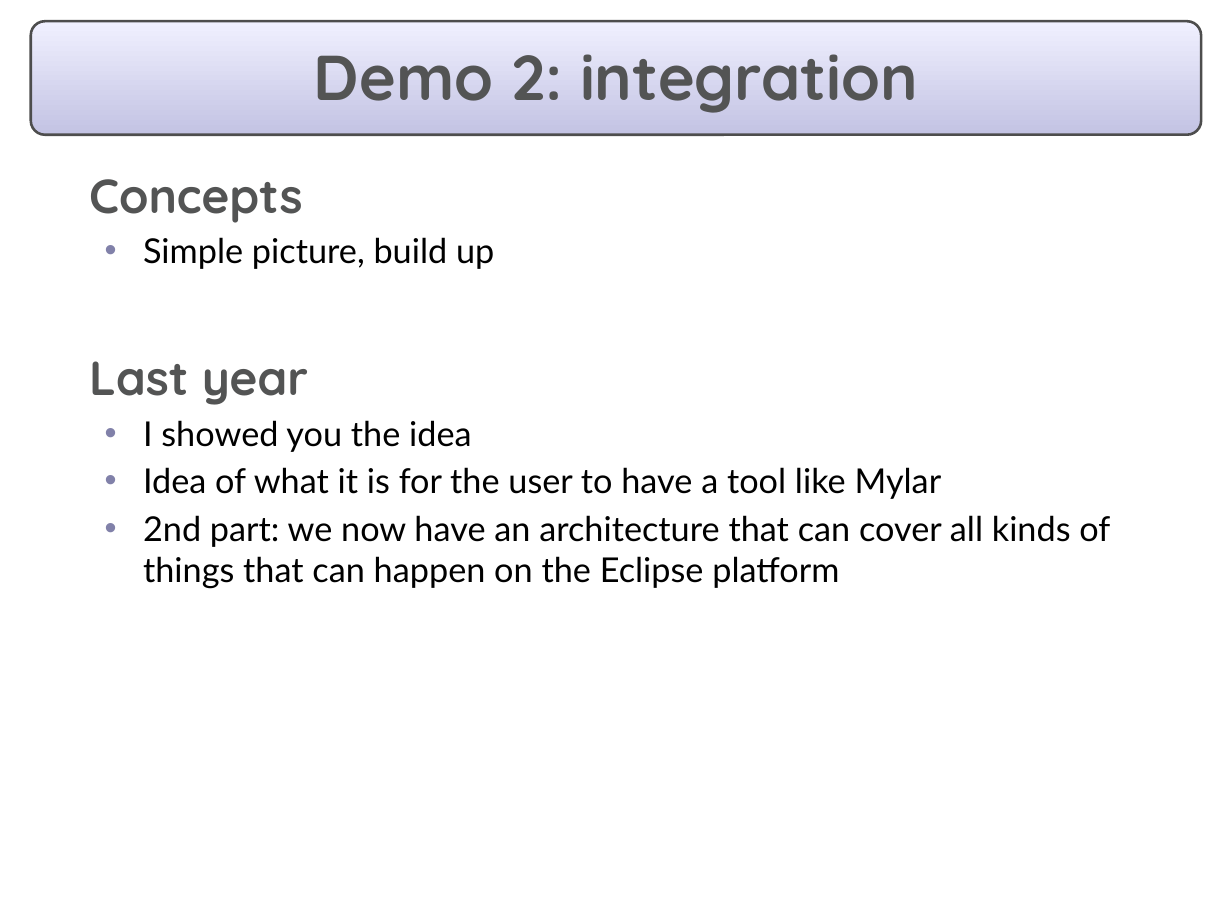
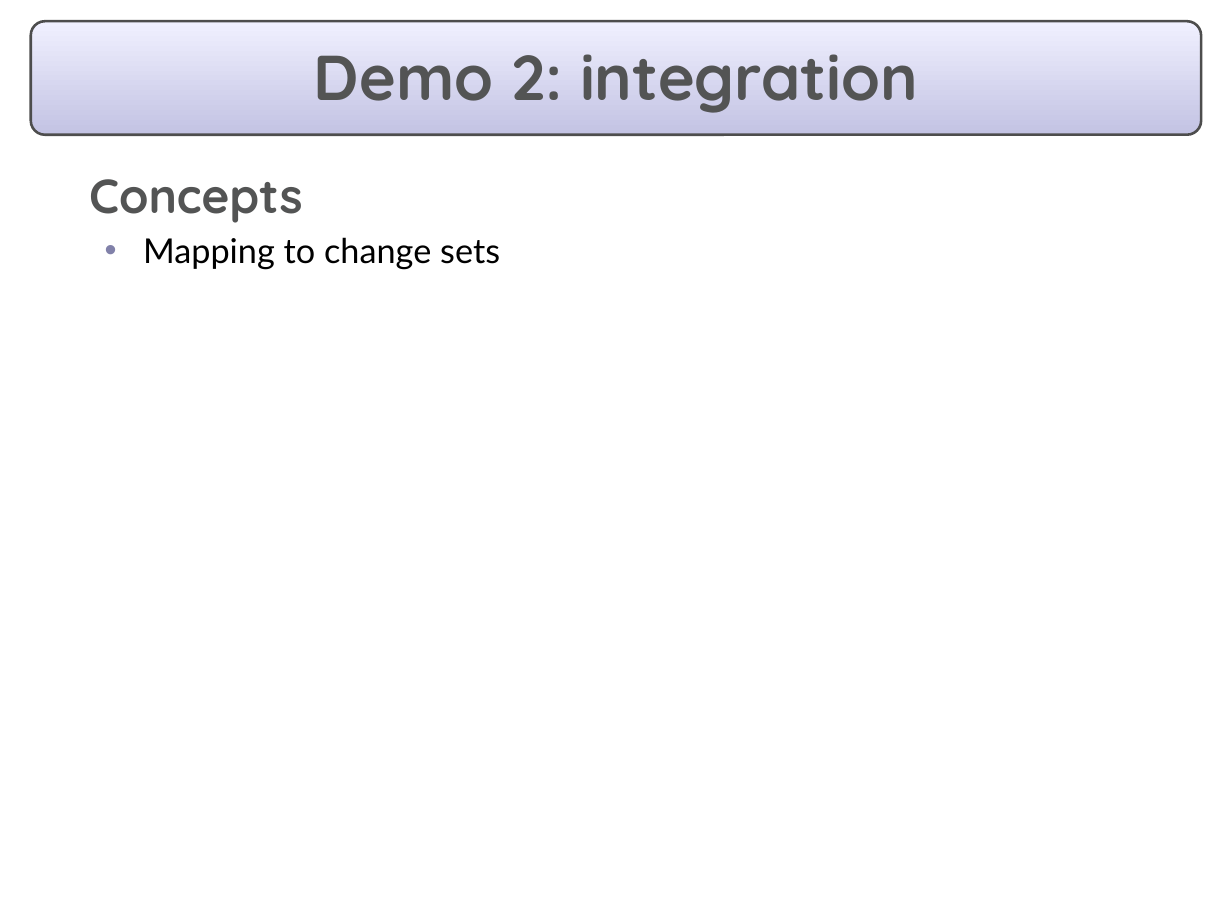
Before and after one commit to eclipse-mylyn/mylyn-website, a slide deck: slide 7 of publications/2006-03-mylar-eclipsecon-2.ppt (slide 8 before the commit). Drawn at 1232x924 pixels with LibreOffice and Linux fonts; fonts in the diff are those of the drawing. Boxes give left, top, right and bottom in pixels: in the first picture for what was removed or moved away, otherwise in the second. Text is boxed around its words. In the diff, an @@ line names an element or a change of style, - is before the commit and + after.

Commit message:
Progress on: prepare eclipsecon talk and slides

```diff
--- a/publications/2006-03-mylar-eclipsecon-2.ppt
+++ b/publications/2006-03-mylar-eclipsecon-2.ppt
@@ text at (143, 237, 500, 270): text changed @@
-  • Simple picture, build up
-  Last year
-  • I showed you the idea
-  • Idea of what it is for the user to have a tool like Mylar
-  • 2nd part: we now have an architecture that can cover all kinds of things that can happen on the Eclipse platform
+  • Mapping to change sets
```
Also in this commit, not shown: 12 other slides changed, 3 slides added, 5 slides removed.
